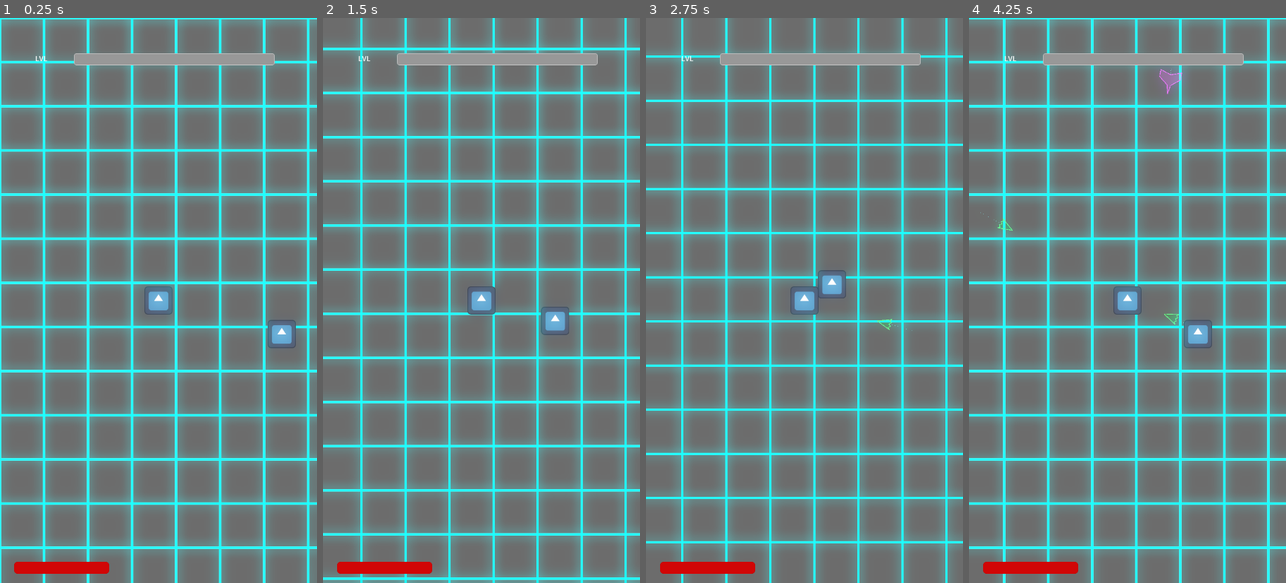
Above: before the commit, frames 1-4 (left to right).
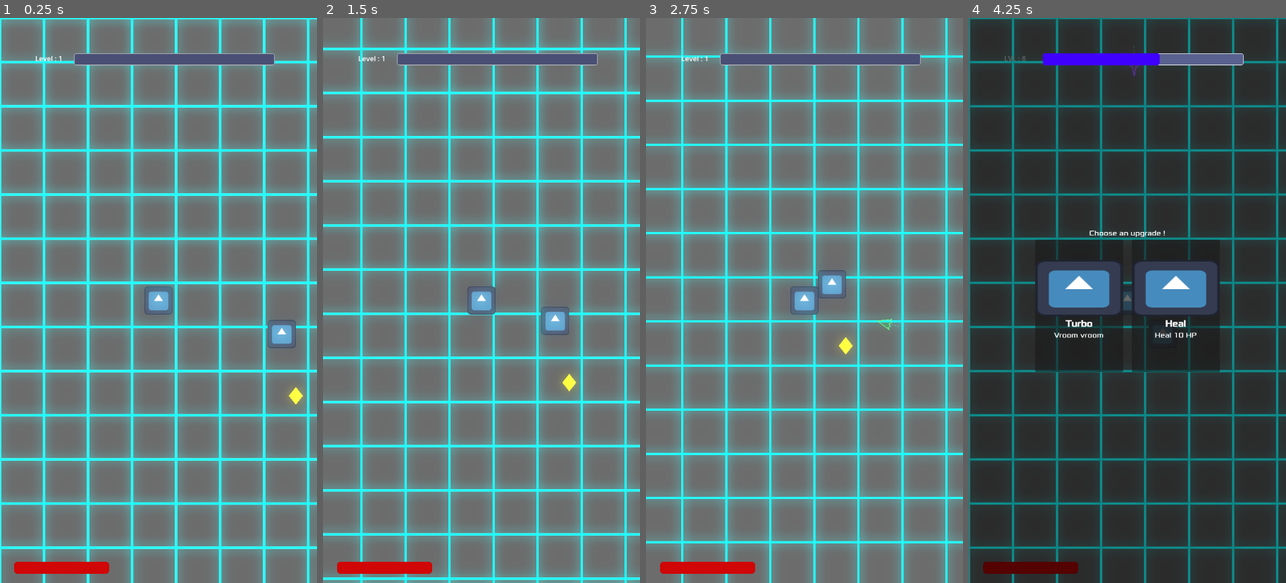
Above: after the commit, the same moments.

Repository: ibrahimtaouaou/NeonVirus
Game: Godot game, scene res://scenes/main.tscn
Two runs of this game, one before a commit and one after it. Both use one fixed random seed, a clock stepped at 60 frames per second and the inputs below. The engine's default icon, where the game draws it, is replaced by a stand-in: a white triangle on a blue panel in a dark square.
Inputs:
- Up to frame 1 (0.25 s): no input
- Up to frame 2 (1.5 s): tap Enter at 0.5 s; hold Right (ui_right) 0.53-1.28 s; hold Down (ui_down) from 1.28 s (still down)
- Up to frame 3 (2.75 s): release Down (ui_down) at 2.03 s; hold Right (ui_right) from 2.03 s (still down)
- Up to frame 4 (4.25 s): release Right (ui_right) at 2.78 s; hold Up (ui_up) 2.78-3.53 s; hold Left (ui_left) from 3.53 s (still down)

The runs differ from the first frame. In frame 1, 1.3% of the frame differs, in the area x 12-96%, y 6-69%; in frame 2, 1.3%; in frame 3, 1.3%; in frame 4, 100%, in the area x 0-100%, y 0-100%.

Commit message:
Add exp feature and level up

Diff:
--- a/project.godot
+++ b/project.godot
@@ -10,7 +10,7 @@
 
 [application]
 
-config/name="New Game Project"
+config/name="NeonVirus"
 run/main_scene="uid://coar0w52ewb50"
 config/features=PackedStringArray("4.6", "Mobile")
 config/icon="res://icon.svg"
--- /dev/null
+++ b/resources/upg_health.tres
@@ -0,0 +1,13 @@
+[gd_resource type="Resource" script_class="UpgradeData" format=3 uid="uid://3f64jkc4hvmm"]
+
+[ext_resource type="Script" uid="uid://b142l6lssbx4b" path="res://scripts/upgrade_data.gd" id="1_lcbdg"]
+[ext_resource type="Texture2D" uid="uid://4q335xxs2p" path="res://icon.svg" id="1_y8dmr"]
+
+[resource]
+script = ExtResource("1_lcbdg")
+name = "Heal"
+description = "Heal 10 HP"
+icon = ExtResource("1_y8dmr")
+type = "health"
+value = 10.0
+metadata/_custom_type_script = "uid://b142l6lssbx4b"
--- /dev/null
+++ b/resources/upg_speed.tres
@@ -0,0 +1,13 @@
+[gd_resource type="Resource" script_class="UpgradeData" format=3 uid="uid://dhiqdksdpp4d0"]
+
+[ext_resource type="Texture2D" uid="uid://4q335xxs2p" path="res://icon.svg" id="1_u8b2d"]
+[ext_resource type="Script" uid="uid://b142l6lssbx4b" path="res://scripts/upgrade_data.gd" id="1_yw8xj"]
+
+[resource]
+script = ExtResource("1_yw8xj")
+name = "Turbo"
+description = "Vroom vroom"
+icon = ExtResource("1_u8b2d")
+type = "speed"
+value = 1.2
+metadata/_custom_type_script = "uid://b142l6lssbx4b"
--- a/scenes/main.tscn
+++ b/scenes/main.tscn
@@ -4,10 +4,13 @@
 [ext_resource type="Shader" uid="uid://belw8qlsouegj" path="res://shaders/grid_shader.gdshader" id="1_o5qli"]
 [ext_resource type="Texture2D" uid="uid://4q335xxs2p" path="res://icon.svg" id="2_0wfyh"]
 [ext_resource type="Script" uid="uid://dymxf0txidqa8" path="res://scripts/player.gd" id="2_sugp2"]
+[ext_resource type="PackedScene" uid="uid://d33ubt1t872jf" path="res://scenes/xp_gem.tscn" id="5_85g3d"]
 [ext_resource type="PackedScene" uid="uid://cm1dirfgoot8l" path="res://scenes/base_enemy.tscn" id="5_tbgi4"]
 [ext_resource type="Script" uid="uid://cm4fnplj523tw" path="res://scripts/enemy_manager.gd" id="5_tefeu"]
 [ext_resource type="PackedScene" uid="uid://r437i30nv2ic" path="res://scenes/fast_enemy.tscn" id="7_o6xl0"]
 [ext_resource type="Script" uid="uid://bbfvk716wtib3" path="res://scripts/game_ui.gd" id="8_tipki"]
+[ext_resource type="FontFile" uid="uid://cwybiqnpntt7f" path="res://assets/Xolonium-Regular.ttf" id="9_choun"]
+[ext_resource type="PackedScene" uid="uid://bp220ho4ms13y" path="res://scenes/upgrade_menu.tscn" id="11_ya4ey"]
 
 [sub_resource type="ShaderMaterial" id="ShaderMaterial_0wfyh"]
 shader = ExtResource("1_o5qli")
@@ -19,7 +22,11 @@
 [sub_resource type="CircleShape2D" id="CircleShape2D_sugp2"]
 radius = 73.756355
 
+[sub_resource type="CircleShape2D" id="CircleShape2D_tipki"]
+radius = 256.4995
+
 [sub_resource type="StyleBoxFlat" id="StyleBoxFlat_choun"]
+bg_color = Color(0.29087687, 0.3141785, 0.4609782, 1)
 border_width_left = 1
 border_width_top = 1
 border_width_right = 1
@@ -30,7 +37,7 @@
 corner_radius_bottom_left = 5
 
 [sub_resource type="StyleBoxFlat" id="StyleBoxFlat_ya4ey"]
-bg_color = Color(2.1414335, 6.364704, 7.532843, 1)
+bg_color = Color(0.20407985, 0, 1.4036125, 1)
 corner_radius_top_left = 5
 corner_radius_top_right = 5
 corner_radius_bottom_right = 5
@@ -92,6 +99,11 @@
 [node name="CollisionShape2D" type="CollisionShape2D" parent="World/Player" unique_id=620973042]
 shape = SubResource("CircleShape2D_sugp2")
 
+[node name="GrabArea" type="Area2D" parent="World/Player" unique_id=1397257084]
+
+[node name="CollisionShape2D" type="CollisionShape2D" parent="World/Player/GrabArea" unique_id=1173391985]
+shape = SubResource("CircleShape2D_tipki")
+
 [node name="EnemyManager" type="Node2D" parent="World" unique_id=1868515040]
 script = ExtResource("5_tefeu")
 enemy_templates = Array[PackedScene]([ExtResource("5_tbgi4"), ExtResource("7_o6xl0")])
@@ -145,6 +157,26 @@
 offset_bottom = 160.0
 text = "LVL"
 
+[node name="LevelUpNotice" type="Label" parent="GameUI/HUD" unique_id=2124171650]
+modulate = Color(10.865066, 0, 1.887285, 0)
+layout_mode = 1
+anchors_preset = 8
+anchor_left = 0.5
+anchor_top = 0.5
+anchor_right = 0.5
+anchor_bottom = 0.5
+offset_left = -152.0
+offset_top = -30.5
+offset_right = 156.0
+offset_bottom = 30.5
+grow_horizontal = 2
+grow_vertical = 2
+theme_override_fonts/font = ExtResource("9_choun")
+theme_override_font_sizes/font_size = 50
+text = "LEVEL UP !"
+horizontal_alignment = 1
+vertical_alignment = 1
+
 [node name="WorldEnvironment" type="WorldEnvironment" parent="." unique_id=348541839]
 environment = SubResource("Environment_sgp6g")
 
@@ -152,4 +184,11 @@
 position = Vector2(560, 152)
 texture = ExtResource("2_0wfyh")
 
+[node name="XPGem" parent="." unique_id=649394123 instance=ExtResource("5_85g3d")]
+position = Vector2(624, 432)
+
+[node name="UpgradeMenu" parent="." unique_id=2054744810 instance=ExtResource("11_ya4ey")]
+visible = false
+
+[connection signal="area_entered" from="World/Player/GrabArea" to="World/Player" method="_on_grab_area_area_entered"]
 [connection signal="timeout" from="World/EnemyManager/SpawnTimer" to="World/EnemyManager" method="_on_spawn_timer_timeout"]
--- /dev/null
+++ b/scenes/upgrade_card.tscn
@@ -0,0 +1,62 @@
+[gd_scene format=3 uid="uid://cl5tixos00j46"]
+
+[ext_resource type="Script" uid="uid://dgjvppfk5by7d" path="res://scripts/upgrade_card.gd" id="1_62kwj"]
+[ext_resource type="Texture2D" uid="uid://4q335xxs2p" path="res://icon.svg" id="2_fk0rn"]
+[ext_resource type="FontFile" uid="uid://cwybiqnpntt7f" path="res://assets/Xolonium-Regular.ttf" id="3_0hv3p"]
+
+[sub_resource type="StyleBoxEmpty" id="StyleBoxEmpty_80nyk"]
+
+[sub_resource type="StyleBoxEmpty" id="StyleBoxEmpty_62kwj"]
+
+[sub_resource type="StyleBoxFlat" id="StyleBoxFlat_80nyk"]
+bg_color = Color(1, 1, 1, 0.09803922)
+
+[sub_resource type="StyleBoxEmpty" id="StyleBoxEmpty_fk0rn"]
+
+[sub_resource type="StyleBoxEmpty" id="StyleBoxEmpty_0hv3p"]
+
+[sub_resource type="LabelSettings" id="LabelSettings_igsks"]
+font = ExtResource("3_0hv3p")
+font_size = 20
+outline_size = 2
+
+[node name="UpgradeCard" type="PanelContainer" unique_id=228869295]
+custom_minimum_size = Vector2(200, 300)
+offset_right = 200.0
+offset_bottom = 300.0
+script = ExtResource("1_62kwj")
+
+[node name="Button" type="Button" parent="." unique_id=1819335165]
+layout_mode = 2
+theme_override_styles/normal = SubResource("StyleBoxEmpty_80nyk")
+theme_override_styles/pressed = SubResource("StyleBoxEmpty_62kwj")
+theme_override_styles/hover = SubResource("StyleBoxFlat_80nyk")
+theme_override_styles/disabled = SubResource("StyleBoxEmpty_fk0rn")
+theme_override_styles/focus = SubResource("StyleBoxEmpty_0hv3p")
+
+[node name="VBoxContainer" type="VBoxContainer" parent="Button" unique_id=2061941295]
+layout_mode = 0
+offset_right = 200.0
+offset_bottom = 300.0
+alignment = 1
+
+[node name="Icon" type="TextureRect" parent="Button/VBoxContainer" unique_id=852308702]
+layout_mode = 2
+texture = ExtResource("2_fk0rn")
+
+[node name="NameLabel" type="Label" parent="Button/VBoxContainer" unique_id=588805480]
+layout_mode = 2
+label_settings = SubResource("LabelSettings_igsks")
+horizontal_alignment = 1
+vertical_alignment = 1
+
+[node name="DescriptionLabel" type="Label" parent="Button/VBoxContainer" unique_id=2096777693]
+layout_mode = 2
+theme_override_fonts/font = ExtResource("3_0hv3p")
+horizontal_alignment = 1
+vertical_alignment = 1
+
+[node name="LevelLabel" type="Label" parent="Button/VBoxContainer" unique_id=908221096]
+layout_mode = 2
+
+[connection signal="pressed" from="Button" to="." method="_on_button_pressed"]
--- /dev/null
+++ b/scenes/upgrade_menu.tscn
@@ -0,0 +1,35 @@
+[gd_scene format=3 uid="uid://bp220ho4ms13y"]
+
+[ext_resource type="Script" uid="uid://colaxxkgunawe" path="res://scripts/upgrade_menu.gd" id="1_e3qxy"]
+[ext_resource type="FontFile" uid="uid://cwybiqnpntt7f" path="res://assets/Xolonium-Regular.ttf" id="2_ksfom"]
+
+[node name="UpgradeMenu" type="CanvasLayer" unique_id=2054744810]
+process_mode = 3
+script = ExtResource("1_e3qxy")
+
+[node name="ColorRect" type="ColorRect" parent="." unique_id=1298374689]
+offset_right = 720.0
+offset_bottom = 1280.0
+color = Color(0, 0, 0, 0.59607846)
+
+[node name="CenterContainer" type="CenterContainer" parent="." unique_id=990370878]
+anchors_preset = 15
+anchor_right = 1.0
+anchor_bottom = 1.0
+grow_horizontal = 2
+grow_vertical = 2
+
+[node name="VBoxContainer" type="VBoxContainer" parent="CenterContainer" unique_id=698322352]
+layout_mode = 2
+alignment = 1
+
+[node name="TitleLabel" type="Label" parent="CenterContainer/VBoxContainer" unique_id=135271704]
+layout_mode = 2
+theme_override_fonts/font = ExtResource("2_ksfom")
+text = "Choose an upgrade !"
+horizontal_alignment = 1
+
+[node name="HBoxContainer" type="HBoxContainer" parent="CenterContainer/VBoxContainer" unique_id=258139904]
+layout_mode = 2
+theme_override_constants/separation = 20
+alignment = 1
--- /dev/null
+++ b/scenes/xp_gem.tscn
@@ -0,0 +1,16 @@
+[gd_scene format=3 uid="uid://d33ubt1t872jf"]
+
+[ext_resource type="Script" uid="uid://bc47efmphhdcs" path="res://scripts/xp_gem.gd" id="1_2i32e"]
+
+[sub_resource type="CircleShape2D" id="CircleShape2D_srbn3"]
+radius = 40.0
+
+[node name="XPGem" type="Area2D" unique_id=649394123 groups=["gems"]]
+script = ExtResource("1_2i32e")
+
+[node name="Polygon2D" type="Polygon2D" parent="." unique_id=1001684906]
+color = Color(1.5482006, 1.5248126, 0.14492851, 1)
+polygon = PackedVector2Array(0, 40, 32, 0, 0, -40, -32, 0)
+
+[node name="CollisionShape2D" type="CollisionShape2D" parent="." unique_id=925003295]
+shape = SubResource("CircleShape2D_srbn3")
--- a/scripts/base_enemy.gd
+++ b/scripts/base_enemy.gd
@@ -7,6 +7,8 @@
 @export var contact_damage: int = 1
 @export_group("Visuals")
 @export var enemy_color: Color = Color(1, 0, 0) # Rouge par défaut
+
+@export var gem_scene: PackedScene = preload("res://scenes/xp_gem.tscn")
 
 var player: Node2D = null
 var separation_distance: float = 40.0 # Distance à laquelle ils se poussent
@@ -51,7 +53,7 @@
 func explode():
 	if not is_visible_in_tree(): return
 
-	# --- GESTION DU TRAIL ---
+	# --- TRAIL ---
 	if has_node("Trail"):
 		# On arrête de créer de nouvelles particules
 		$Trail.emitting = false
@@ -59,9 +61,14 @@
 	# --- EXPLOSION ---
 	Explosions.spawn_explosion(global_position)
 
-	# --- DEGATS ---
+	# --- DAMAGE ---
 	if player and player.has_method("take_damage"):
 		player.take_damage(10.0)
+
+	# --- DROP ---
+	var gem = gem_scene.instantiate()
+	gem.global_position = global_position
+	get_parent().add_child(gem)
 
 	# --- DISPARITION ---
 	hide()
--- a/scripts/game_ui.gd
+++ b/scripts/game_ui.gd
@@ -3,6 +3,8 @@
 @onready var health_bar = $HUD/HPBar
 @onready var xp_bar = $HUD/XPBar
 @onready var level_label = $HUD/LevelLabel
+@onready var level_up_notice: Label = $HUD/LevelUpNotice
+@onready var upgrade_menu: CanvasLayer = $"../UpgradeMenu"
 
 func _ready():
 	# On trouve le joueur pour écouter ses signaux
@@ -10,15 +12,45 @@
 	if player:
 		player.health_changed.connect(_on_health_updated)
 		player.xp_changed.connect(_on_xp_updated)
+		player.leveled_up.connect(_on_level_up)
 
 		# Initialisation des barres
 		_on_health_updated(player.current_health, player.max_health)
 		_on_xp_updated(player.current_xp, player.xp_to_level)
+		level_label.text = "Level : %s"  %player.current_level
 
 func _on_health_updated(val, max_val):
 	health_bar.max_value = max_val
 	health_bar.value = val
 
-func _on_xp_updated(val, max_val):
+func _on_xp_updated(current_val, max_val):
 	xp_bar.max_value = max_val
-	xp_bar.value = val
+	var tween = create_tween()
+	tween.tween_property(xp_bar, "value", current_val, 0.3).set_trans(Tween.TRANS_SINE).set_ease(Tween.EASE_OUT)
+	xp_bar.value = current_val
+
+func _on_level_up(new_level):
+	level_label.text = "LVL : " + str(new_level)
+	var tween = create_tween().set_parallel(true)
+	# --- EFFET A : Le Flash de la barre d'XP ---
+	# On fait devenir la barre blanche/brillante puis elle revient à sa couleur normale
+	xp_bar.modulate = Color(3, 3, 3) # "Overbright" pour un effet de bloom/flash
+	tween.tween_property(xp_bar, "modulate", Color.WHITE, 0.5)
+
+	# --- EFFET B : Le Texte "LEVEL UP !" ---
+	level_up_notice.scale = Vector2.ZERO
+	level_up_notice.modulate.a = 1.0 # On le rend visible
+	level_up_notice.position.y = 300 # Position de départ
+
+	# Animation du texte : il grossit et monte
+	tween.tween_property(level_up_notice, "scale", Vector2.ONE, 0.4).set_trans(Tween.TRANS_ELASTIC).set_ease(Tween.EASE_OUT)
+	tween.tween_property(level_up_notice, "position:y", 250, 0.6)
+
+	# --- EFFET C : Disparition en fondu ---
+	# On crée un deuxième tween (non-parallèle) pour la sortie
+	var fade_tween = create_tween()
+	fade_tween.tween_interval(0.8) # On attend un peu que le joueur lise
+	fade_tween.tween_property(level_up_notice, "modulate:a", 0.0, 0.3)
+
+	upgrade_menu.show()
+	upgrade_menu.prepare_new_upgrade_options()
--- a/scripts/player.gd
+++ b/scripts/player.gd
@@ -2,17 +2,20 @@
 
 @export_group("Stats")
 @export var speed = 300.0
-@export var max_health: float = 100.0
+@export var max_health: float = 1500.0
 @export var xp_to_level: float = 10.0
 
 @onready var camera: Camera2D = $Camera2D
+#@onready var level_label: Label = $"../../GameUI/HUD/LevelLabel"
 
 signal health_changed(new_val, max_val)
 signal xp_changed(new_val, max_val)
+signal leveled_up(new_level)
 
-var current_health: float = 100.0
+var current_health: float = 1500.0
 var current_xp: float = 0.0
 var current_level: int = 1
+var levels_pending: int = 0
 
 func _physics_process(_delta):
 	# On récupère les directions (touches fléchées, ZQSD ou Joystick mobile)
@@ -42,3 +45,36 @@
 	print("Game Over")
 	# Pour l'instant on reload juste la scène
 	get_tree().reload_current_scene()
+
+
+func _on_grab_area_area_entered(area: Area2D) -> void:
+	if area.has_method("collect"):
+			area.collect(self)
+
+func add_xp(amount):
+	current_xp += amount
+	while current_xp >= xp_to_level:
+		current_xp -= xp_to_level
+		levels_pending += 1
+		level_up()
+	xp_changed.emit(current_xp, xp_to_level)
+
+func level_up():
+	current_level += 1
+	leveled_up.emit(current_level)
+	xp_to_level *= 1.2 # Le niveau suivant est 20% plus dur
+	#level_label.text = "Level : %s"  %current_level
+	print("LEVEL UP ! Niveau : ", current_level)
+
+func apply_upgrade(upgrade: UpgradeData):
+	match upgrade.type:
+		"speed":
+			print("add speed")
+			speed *= upgrade.value # Augmente la vitesse de 20% si valeur = 1.2
+		"health":
+			print("add health")
+			max_health += upgrade.value
+			current_health += upgrade.value # Soigne en même temps
+			health_changed.emit(current_health, max_health)
+		#"damage":
+			#attack_damage += upgrade.value
--- /dev/null
+++ b/scripts/upgrade_card.gd
@@ -0,0 +1,16 @@
+extends PanelContainer
+
+signal selected(upgrade_data)
+var current_upgrade_data : UpgradeData
+
+func setup(data: UpgradeData):
+	current_upgrade_data = data
+	$Button/VBoxContainer/NameLabel.text = data.name
+	$Button/VBoxContainer/DescriptionLabel.text = data.description
+	#$Button/VBoxContainer/LevelLabel.text =
+	if data.icon:
+		$Button/VBoxContainer/Icon.texture = data.icon
+	# On peut aussi ajouter une couleur selon le type (ex: rouge pour dégâts)
+
+func _on_button_pressed():
+	selected.emit(current_upgrade_data)
--- /dev/null
+++ b/scripts/upgrade_data.gd
@@ -0,0 +1,8 @@
+extends Resource
+class_name UpgradeData
+
+@export var name: String
+@export var description: String
+@export var icon: Texture
+@export var type: String # ex: "speed", "damage", "health"
+@export var value: float
--- /dev/null
+++ b/scripts/upgrade_menu.gd
@@ -0,0 +1,56 @@
+extends CanvasLayer
+
+@export var card_scene: PackedScene = preload("res://scenes/upgrade_card.tscn")
+
+@onready var options_container: HBoxContainer = $CenterContainer/VBoxContainer/HBoxContainer
+
+var upg_speed = preload("res://resources/upg_speed.tres")
+var upg_health = preload("res://resources/upg_health.tres")
+
+func open_menu(upgrade_options: Array):
+	# 1. On met le jeu en pause
+	get_tree().paused = true
+	show()
+
+	# 2. On nettoie les anciens boutons
+	for child in options_container.get_children():
+		child.queue_free()
+
+	# 3. On crée les nouveaux boutons pour chaque option
+	for upgrade in upgrade_options:
+		var card = card_scene.instantiate()
+		options_container.add_child(card)
+		card.setup(upgrade)
+		card.selected.connect(_on_card_selected)
+
+func _on_upgrade_selected(upgrade):
+	# 1. On applique l'amélioration au joueur
+	var player = get_tree().get_first_node_in_group("player")
+	player.apply_upgrade(upgrade)
+	player.levels_pending -= 1
+
+	# 2. Vérifier s'il en reste d'autres
+	if player.levels_pending > 0:
+		# On régénère de nouvelles options et on garde le menu ouvert
+		prepare_new_upgrade_options()
+	else:
+		# Plus de niveaux en attente ? On ferme et on relance le jeu
+		hide()
+		get_tree().paused = false
+
+func prepare_new_upgrade_options():
+	var all_upgrades = [upg_speed, upg_health]
+	all_upgrades.shuffle()
+	open_menu(all_upgrades.slice(0, 3))
+
+func _on_card_selected(data):
+	var player = get_tree().get_first_node_in_group("player")
+	player.apply_upgrade(data)
+	player.levels_pending -= 1
+
+	if player.levels_pending > 0:
+		# On relance avec de nouvelles options
+		prepare_new_upgrade_options()
+	else:
+		hide()
+		get_tree().paused = false
--- /dev/null
+++ b/scripts/xp_gem.gd
@@ -0,0 +1,22 @@
+extends Area2D
+
+var xp_value: int = 150
+var speed: float = 0.0
+var target: Node2D = null
+var collecting: bool = false
+
+func _process(delta):
+	if collecting and target:
+		# La gemme accélère vers le joueur
+		speed += 15.0
+		var direction = (target.global_position - global_position).normalized()
+		global_position += direction * speed * delta
+
+		# Si elle touche presque le joueur, on la consomme
+		if global_position.distance_to(target.global_position) < 10.0:
+			target.add_xp(xp_value)
+			queue_free()
+
+func collect(player_node):
+	target = player_node
+	collecting = true
Binary file added: assets/Xolonium-Regular.ttf
Not shown, added: assets/Xolonium-Regular.ttf.import
Not shown, added: scripts/upgrade_card.gd.uid
Not shown, added: scripts/upgrade_data.gd.uid
Not shown, added: scripts/upgrade_menu.gd.uid
Not shown, added: scripts/xp_gem.gd.uid
